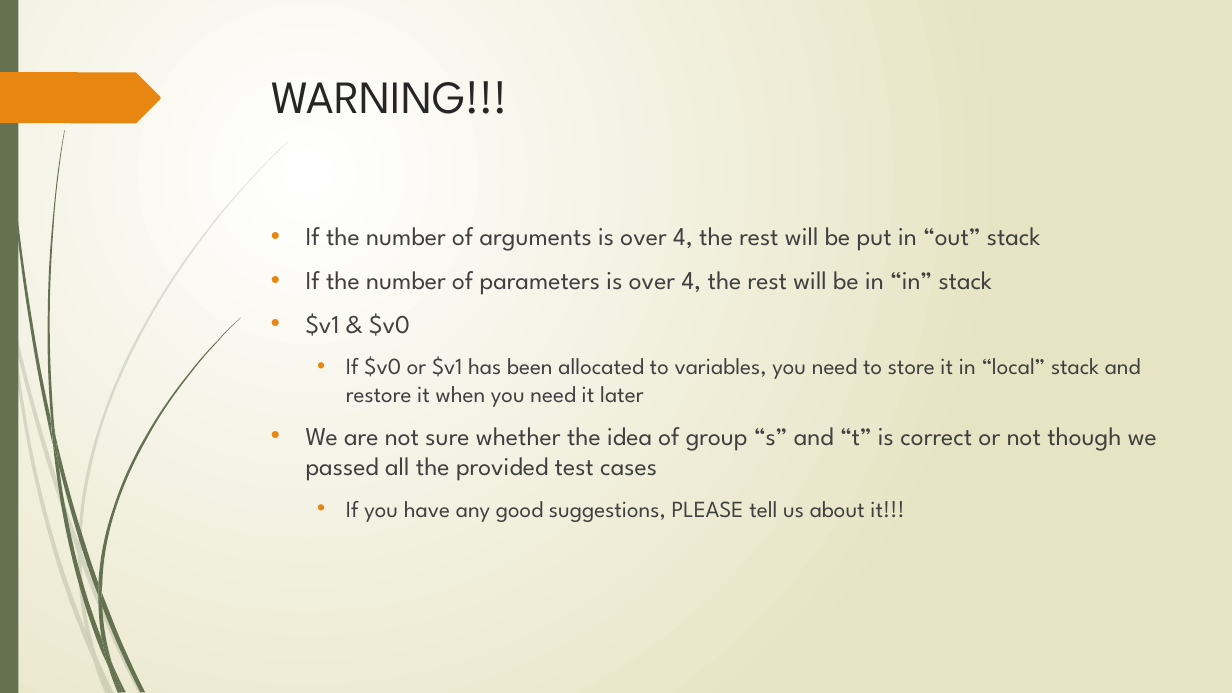
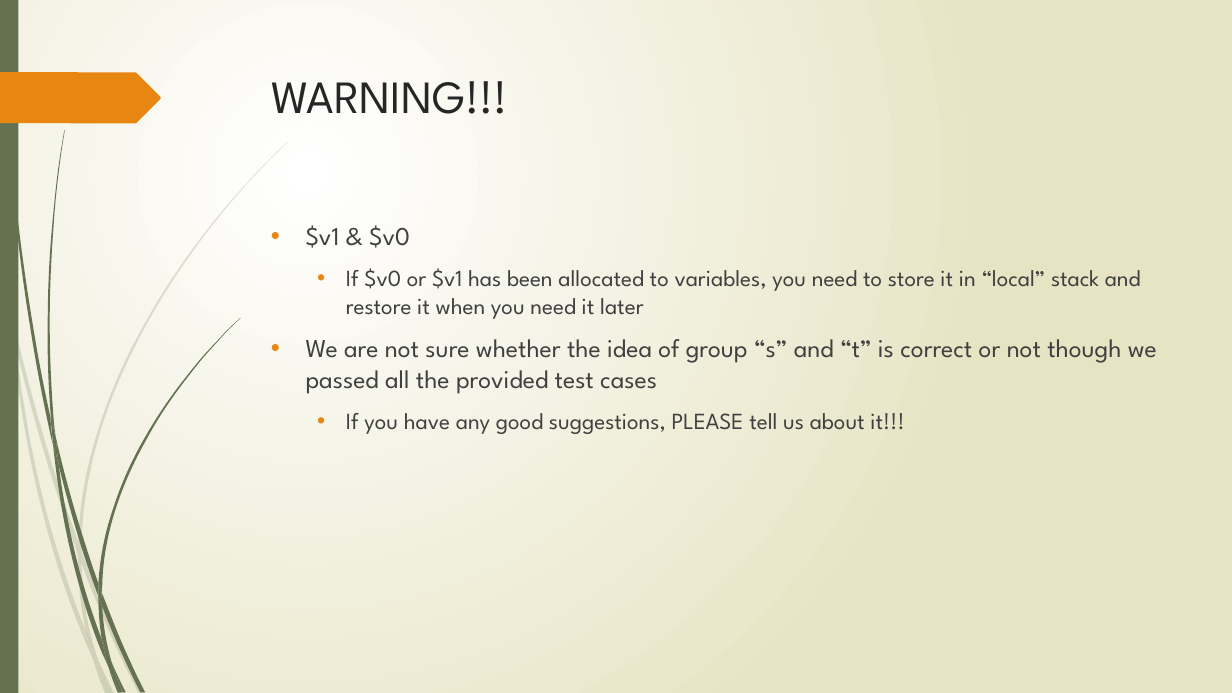
Before and after one commit to HyperMaximum/Compiler-Project, a slide deck: slide 21 of CS179E-final-pre-small.pptx. Drawn at 1232x693 pixels with LibreOffice and Linux fonts; fonts in the diff are those of the drawing. Boxes give left, top, right and bottom in pixels: in the first picture for what was removed or moved away, otherwise in the second. Text is boxed around its words. In the diff, an @@ line names an element or a change of style, - is before the commit and + after.

```diff
--- a/CS179E-final-pre-small.pptx
+++ b/CS179E-final-pre-small.pptx
@@ text at (306, 227, 1040, 295): paragraphs removed @@
-• If the number of arguments is over 4, the rest will be put in “out” stack
-• If the number of parameters is over 4, the rest will be in “in” stack
```
Also in this commit, not shown: 5 other slides changed, 2 slides added.
